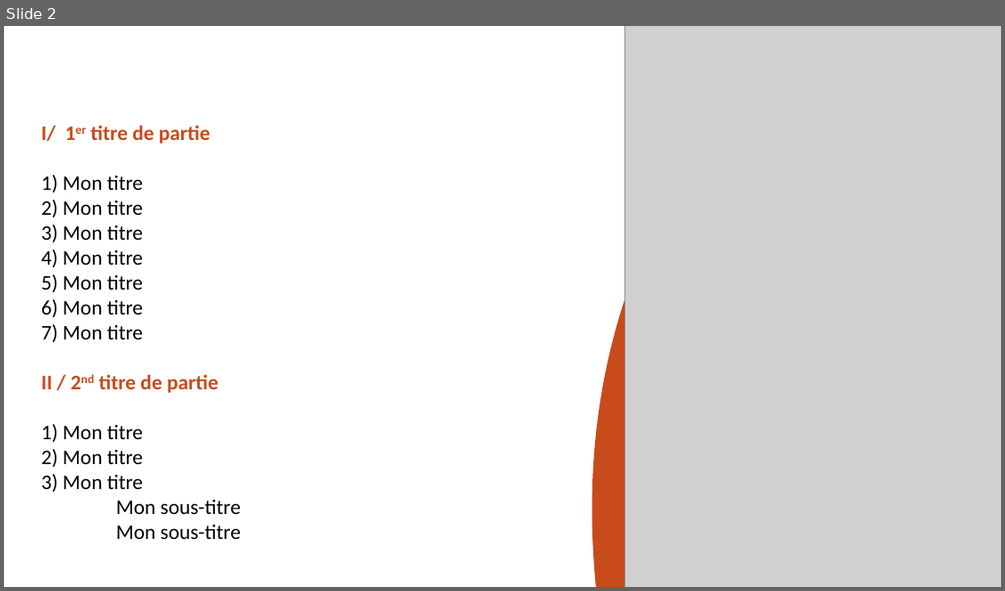
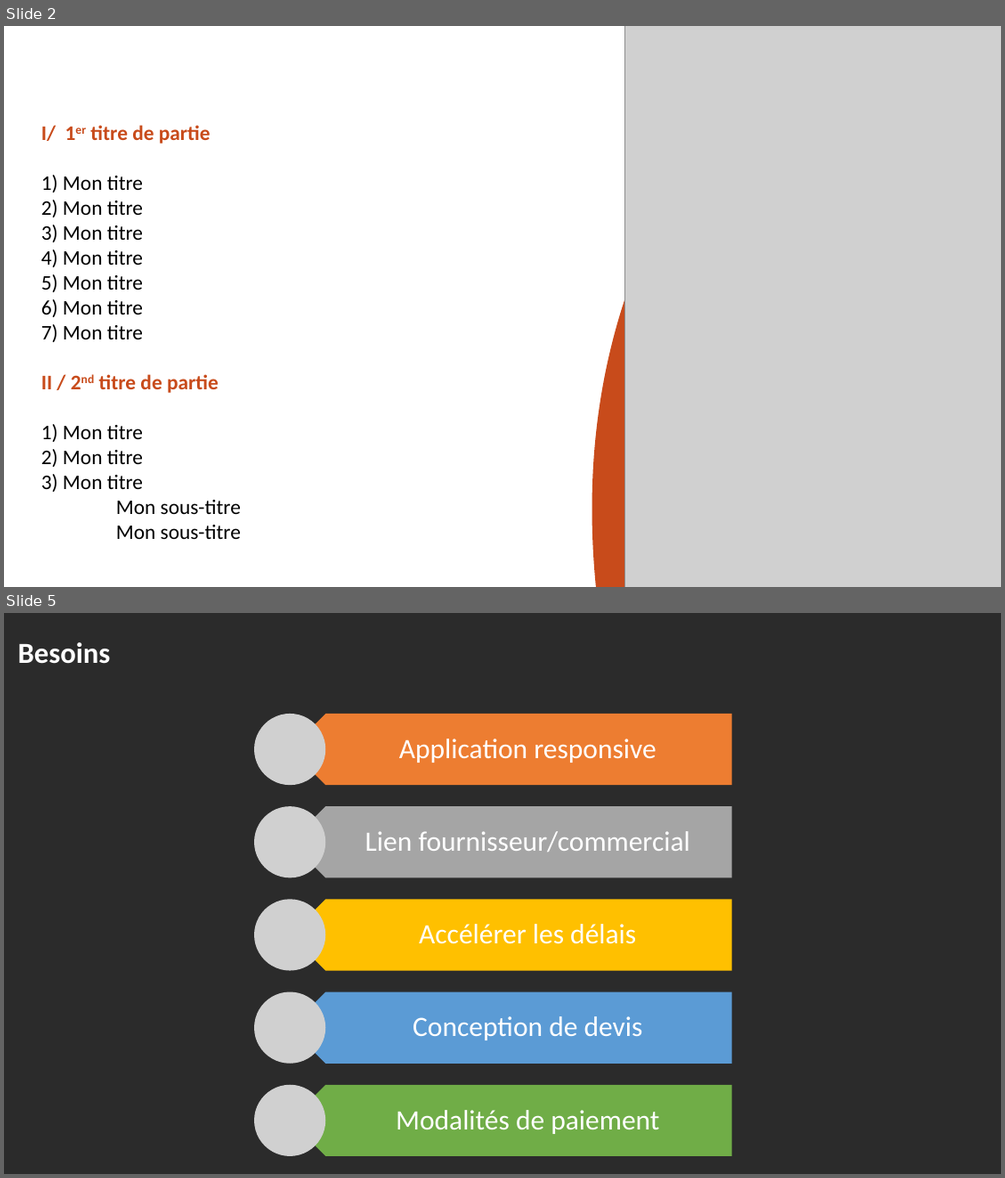
Before and after one commit to Sag64/PFR, a slide deck: Livrable1/Présentationpfr.pptx. Shown one above the other, each under a label of ours: slide 2 before the commit, slides 2 and 5 after it; the slides between them are not shown. The pictures are 1005x591 and 1005x1178 pixels, drawn with LibreOffice and Linux fonts; fonts in the diff are those of the drawing; grey boxes stand for pictures; background and template pictures are left out; a plain dark background stands for a picture behind light text. Boxes give left, top, right and bottom in pixels: in the first picture for what was removed or moved away, otherwise in the second. Text is boxed around its words. In the diff, an @@ line names an element or a change of style, - is before the commit and + after.

Commit message:
objectifs, besoins, contraintes, limites

```diff
--- a/Livrable1/Présentationpfr.pptx
+++ b/Livrable1/Présentationpfr.pptx
@@ slide 5 added at [4,613,1001,1174], background picture (left out) @@
@@ text added at [18,642,111,664], 28 pt, text #FFFFFF, bold @@
+Besoins
@@ group added at [254,714,732,1157]: 5 pentagon arrows, 5 texts, 5 pictures @@
+Application responsive
+Lien fournisseur/commercial
+Accélérer les délais
+Conception de devis
+Modalités de paiement
```
Also in this commit, not shown: 4 other slides added, 1 slide removed.
